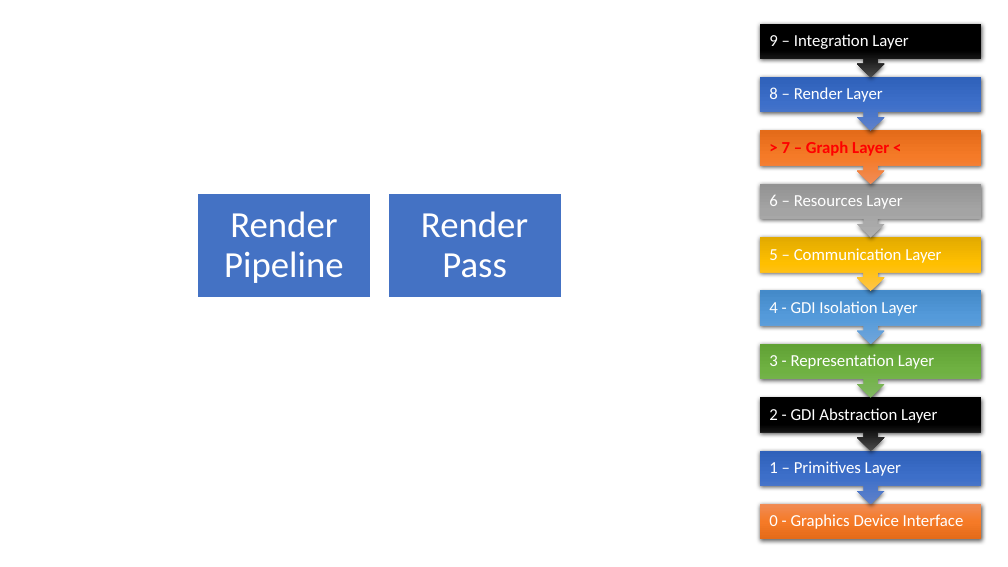
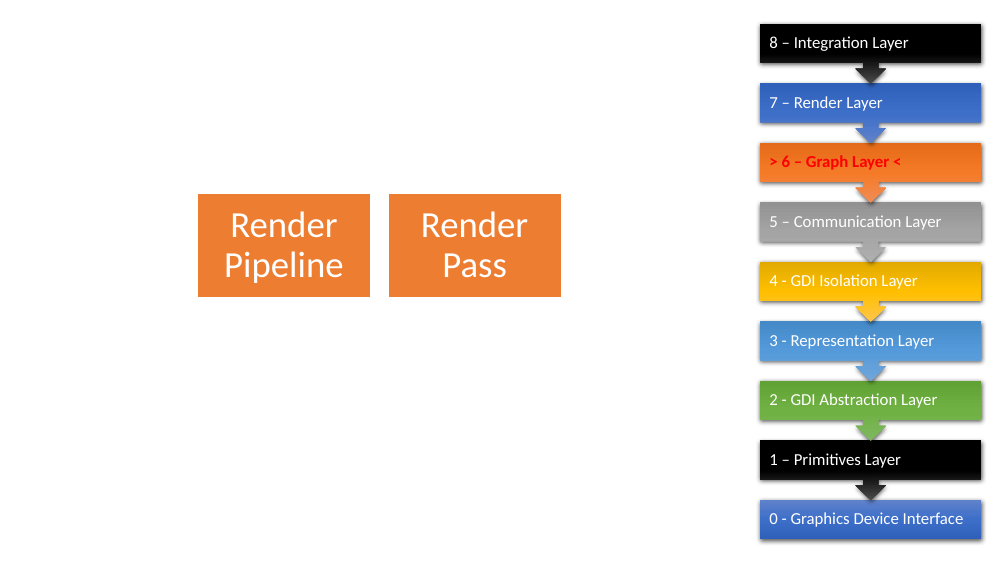
Before and after one commit to pawel-kaleta/FoolsEngine, a slide deck: slide 8 of Documentation/Rendering Architecture.pptx (slide 9 before the commit). Drawn at 1008x567 pixels with LibreOffice and Linux fonts; fonts in the diff are those of the drawing. Boxes give left, top, right and bottom in pixels: in the first picture for what was removed or moved away, otherwise in the second. Text is boxed around its words. In the diff, an @@ line names an element or a change of style, - is before the commit and + after.

```diff
--- a/Documentation/Rendering Architecture.pptx
+++ b/Documentation/Rendering Architecture.pptx
@@ up arrow callout: place and size @@
-up arrow callout at [760,23,982,77]
+up arrow callout at [760,23,982,83]
@@ text at [769,36,908,51]: text changed @@
-9 – Integration Layer
+8 – Integration Layer
@@ up arrow callout: place and size @@
-up arrow callout at [760,77,982,131]
+up arrow callout at [760,83,982,143]
@@ text at [769,96,882,111]: text changed @@
-8 – Render Layer
+7 – Render Layer
@@ up arrow callout: place and size @@
-up arrow callout at [760,130,982,184]
+up arrow callout at [760,143,982,203]
@@ text at [782,155,889,170]: text changed @@
-> 7 – Graph Layer <
+> 6 – Graph Layer <
@@ rectangle at [197,194,371,298]: fill #4472C4 to #ED7D31 @@
@@ rectangle at [388,194,561,298]: fill #4472C4 to #ED7D31 @@
@@ text "5 – Communication Layer": place and size @@
-text "5 – Communication Layer" at [769,248,941,263]
+text "5 – Communication Layer" at [769,216,941,230]
@@ up arrow callout: place and size @@
-up arrow callout at [760,184,982,237]
+up arrow callout at [760,202,982,262]
@@ text removed at [769,195,902,209] @@
-6 – Resources Layer
@@ text "4 - GDI Isolation Layer": place and size @@
-text "4 - GDI Isolation Layer" at [769,301,917,316]
+text "4 - GDI Isolation Layer" at [769,274,917,289]
@@ up arrow callout: place and size @@
-up arrow callout at [760,237,982,291]
+up arrow callout at [760,262,982,321]
@@ text "3 - Representation Layer": place and size @@
-text "3 - Representation Layer" at [769,354,934,369]
+text "3 - Representation Layer" at [769,334,934,349]
@@ up arrow callout: place and size @@
-up arrow callout at [760,290,982,344]
+up arrow callout at [760,321,982,381]
@@ text "2 - GDI Abstraction Layer": place and size @@
-text "2 - GDI Abstraction Layer" at [769,408,937,423]
+text "2 - GDI Abstraction Layer" at [769,393,937,408]
@@ up arrow callout: place and size @@
-up arrow callout at [760,344,982,398]
+up arrow callout at [760,381,982,441]
@@ text "1 – Primitives Layer": place and size @@
-text "1 – Primitives Layer" at [769,461,901,476]
+text "1 – Primitives Layer" at [769,453,901,468]
@@ up arrow callout: place and size @@
-up arrow callout at [760,397,982,451]
+up arrow callout at [760,440,982,500]
@@ up arrow callout removed at [760,451,982,504] @@
@@ rectangle: place and size @@
-rectangle at [760,504,982,539]
+rectangle at [760,500,982,539]
@@ rectangle at [760,500,982,539]: fill gradient #F18C57 to #F67B28 to #E56C19 to gradient #6183CB to #3E70CA to #3062BB @@
```
Also in this commit, not shown: 13 other slides changed, 1 slide removed, 49 other files.
